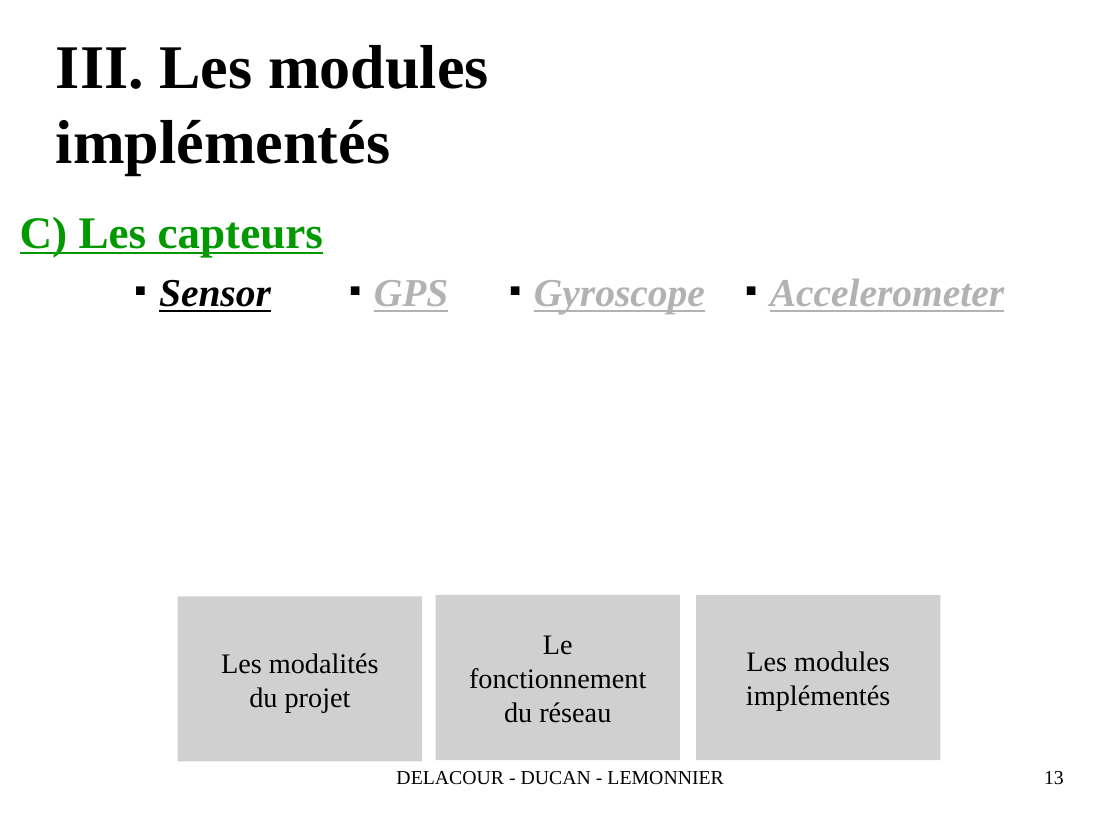
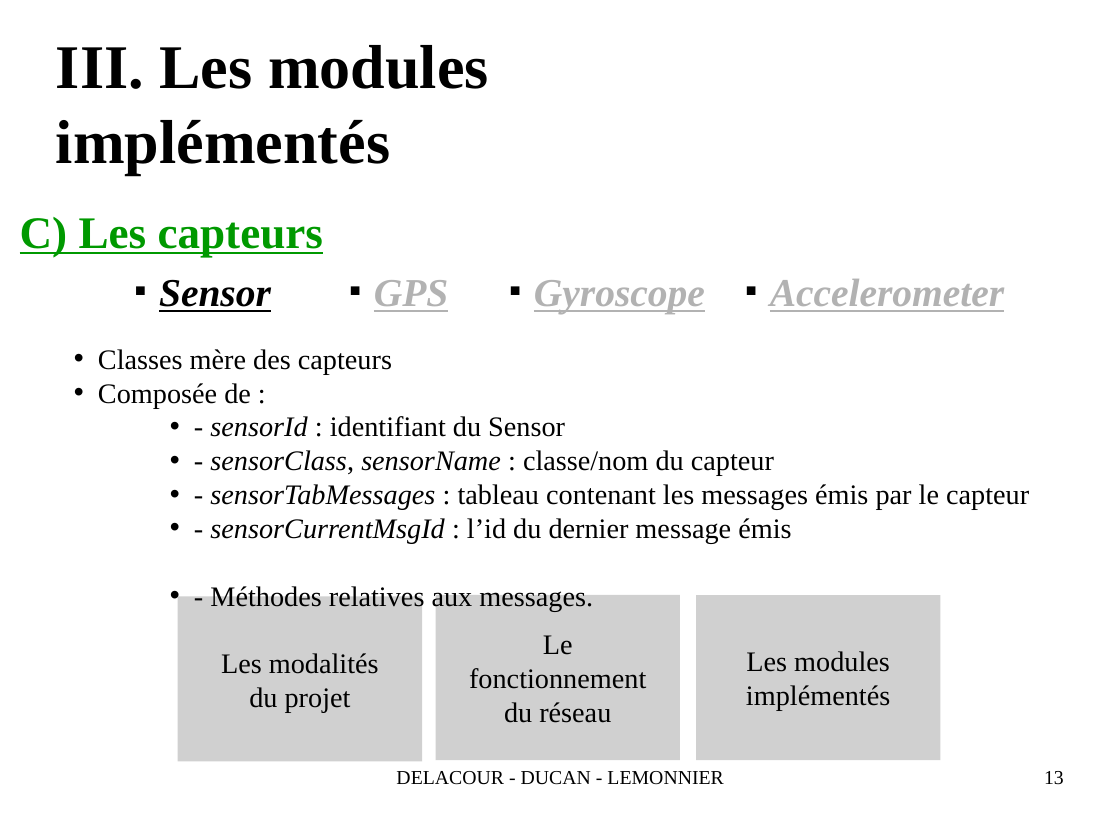
Before and after one commit to QuentinLem/ProjetTech-AutoPilot, a slide deck: slide 13 of doc/SoutenanceProjetReseau2016.odp. Drawn at 1120x840 pixels with LibreOffice and Linux fonts; fonts in the diff are those of the drawing; grey boxes stand for pictures; background and template pictures are left out. Boxes give left, top, right and bottom in pixels: in the first picture for what was removed or moved away, otherwise in the second. Text is boxed around its words. In the diff, an @@ line names an element or a change of style, - is before the commit and + after.

Commit message:
maj diapo Sensors

```diff
--- a/doc/SoutenanceProjetReseau2016.odp
+++ b/doc/SoutenanceProjetReseau2016.odp
@@ text added at box(98, 349, 1029, 611), 20 pt, text #000000 @@
+• Classes mère des capteurs
+• Composée de :
+        • - sensorId : identifiant du Sensor
+        • - sensorClass, sensorName : classe/nom du capteur
+        • - sensorTabMessages : tableau contenant les messages émis par le capteur
+        • - sensorCurrentMsgId : l’id du dernier message émis
+        • - Méthodes relatives aux messages.
```
Also in this commit, not shown: 2 other slides changed, 1 slide removed.
